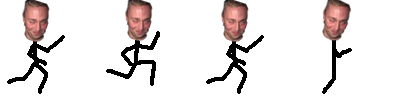
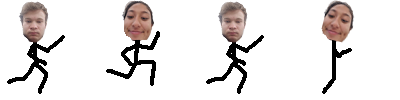
Layer changes from the first 400x100 image to the second:
added group "charlie" with 4 layers above "alex" over [18, 0, 355, 43]
added layer "2" (1st of 9, in "charlie") in group "charlie" over [121, 1, 154, 42]
added layer "4" (1st of 11, in "charlie") in group "charlie" over [321, 0, 355, 43]
added group "alex" with 4 layers above "avi" over [18, 0, 354, 43]
added layer "1" (2nd of 10, in "alex") in group "alex" over [18, 1, 50, 43]
added layer "2" (2nd of 9, in "alex") in group "alex" over [121, 0, 154, 42]
added layer "3" (2nd of 9, in "alex") in group "alex" over [217, 1, 249, 43]
added layer "4" (2nd of 11, in "alex") in group "alex" over [322, 0, 354, 43]
hid group "maciek" (4 layers) over [18, 0, 352, 43]
